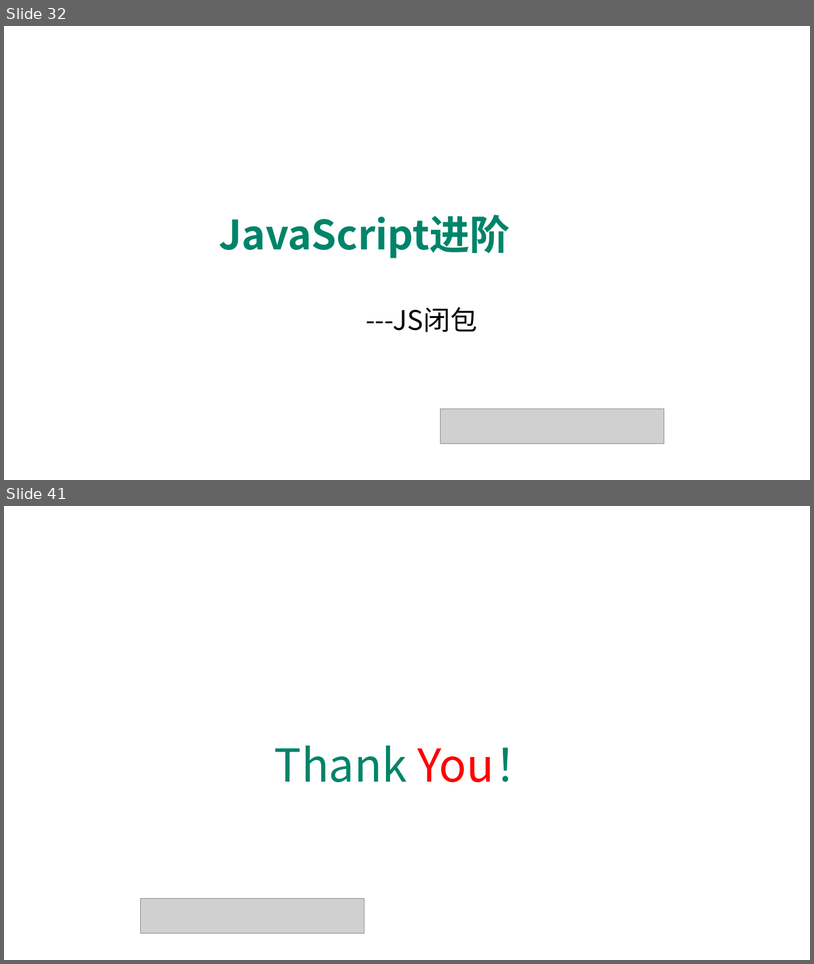
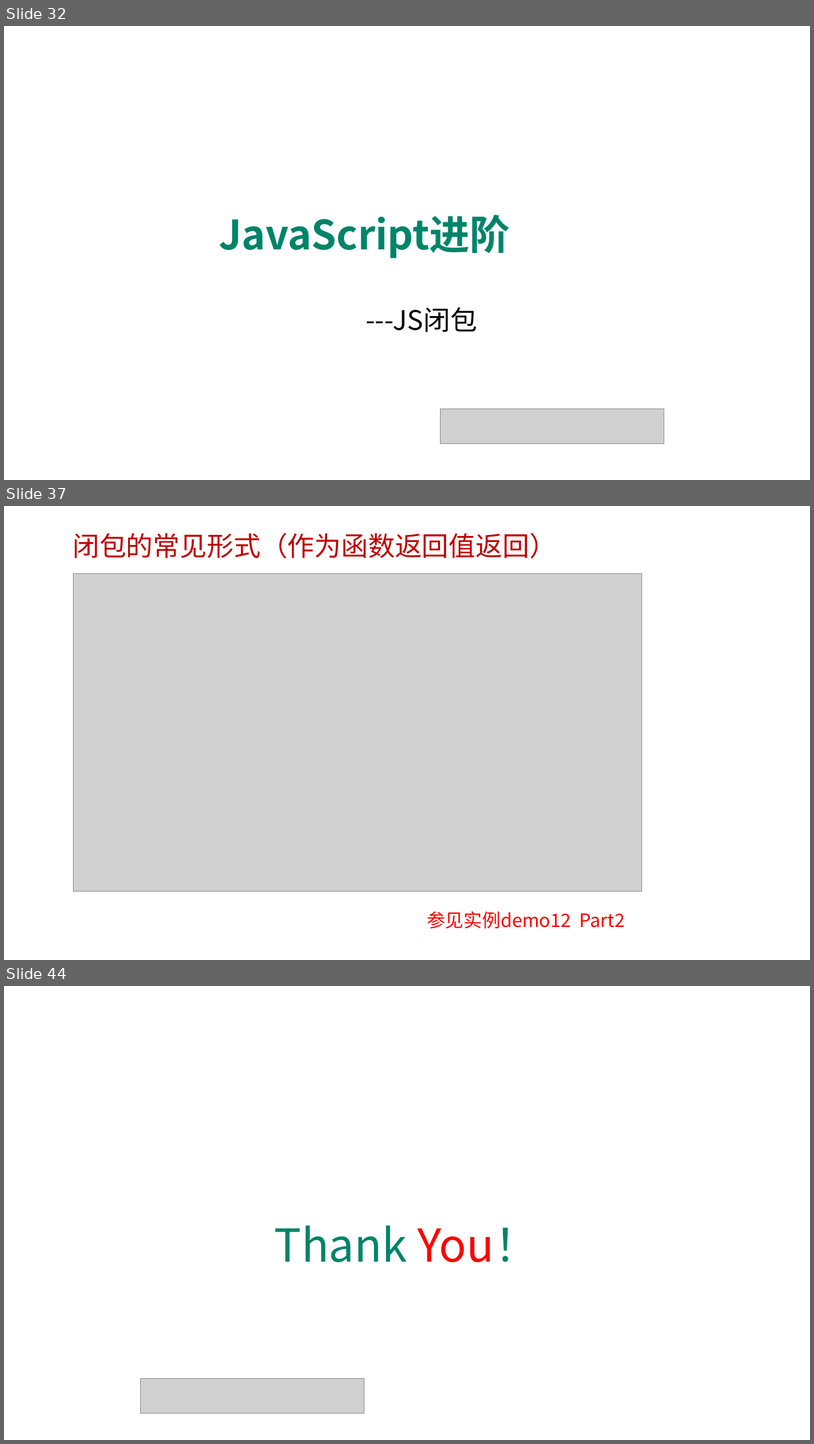
Before and after one commit to edu2act/course-javascript-advanced, a slide deck: 课程PPT/05.JavaScript函数进阶二.pptx. Shown one above the other, each under a label of ours: slides 32 and 41 before the commit, slides 32, 37 and 44 after it; the slides between them are not shown. The pictures are 814x964 and 814x1444 pixels, drawn with LibreOffice and Linux fonts; fonts in the diff are those of the drawing; grey boxes stand for pictures; background and template pictures are left out. Boxes give left, top, right and bottom in pixels: in the first picture for what was removed or moved away, otherwise in the second. Text is boxed around its words. In the diff, an @@ line names an element or a change of style, - is before the commit and + after.

```diff
--- a/课程PPT/05.JavaScript函数进阶二.pptx
+++ b/课程PPT/05.JavaScript函数进阶二.pptx
@@ slide 37 added at (x1=4, y1=506, x2=810, y2=960), background picture (left out) @@
@@ text added at (x1=72, y1=532, x2=557, y2=558), 32 pt, text #C00000 @@
+闭包的常见形式（作为函数返回值返回）
@@ picture added at (x1=74, y1=573, x2=642, y2=891) @@
@@ text added at (x1=427, y1=911, x2=625, y2=928), 22 pt, text #FF0000 @@
+参见实例demo12 Part2
@@ what was slide 41 is now slide 44 @@
```
Also in this commit, not shown: 7 slides changed, 4 other slides added, 15 slides removed, 8 other files.
